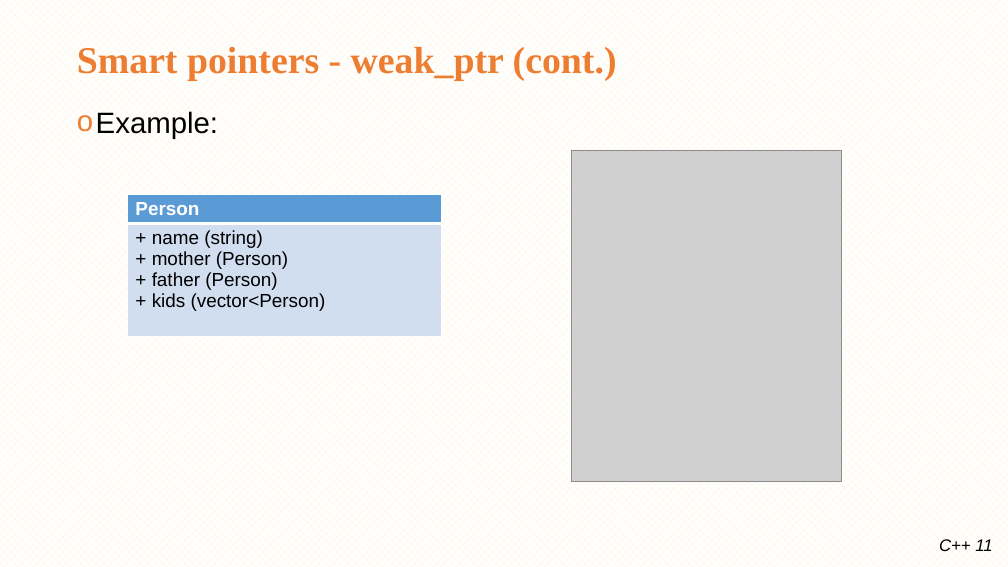
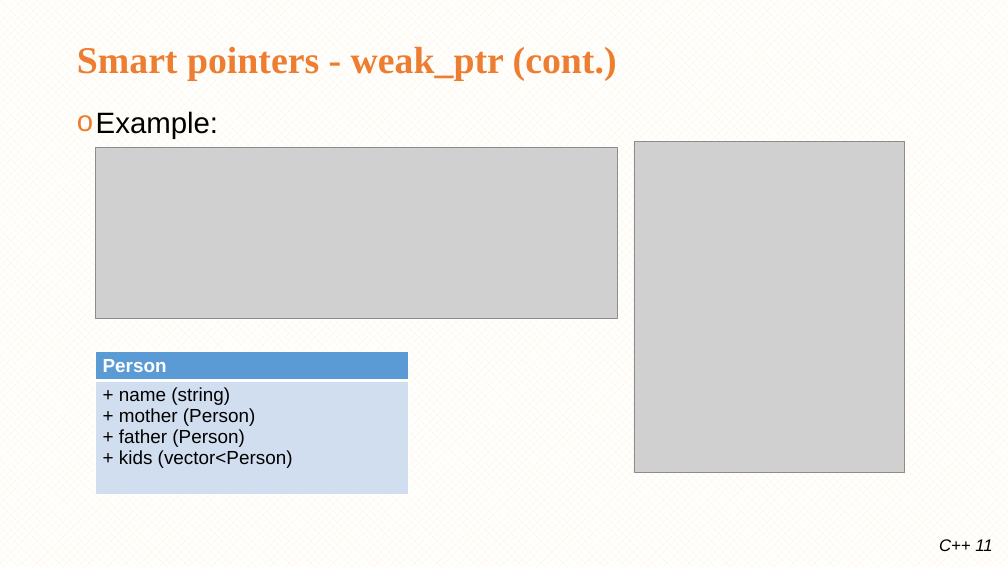
Before and after one commit to minhthedt/hello-world, a slide deck: slide 26 of Training/LG_Training_C++11.pptx. Drawn at 1008x567 pixels with LibreOffice and Linux fonts; fonts in the diff are those of the drawing; grey boxes stand for pictures; background and template pictures are left out. Boxes give left, top, right and bottom in pixels: in the first picture for what was removed or moved away, otherwise in the second. Text is boxed around its words. In the diff, an @@ line names an element or a change of style, - is before the commit and + after.

```diff
--- a/Training/LG_Training_C++11.pptx
+++ b/Training/LG_Training_C++11.pptx
@@ picture added at [95, 147, 618, 318] @@
@@ picture: place and size @@
-picture at [572, 150, 842, 482]
+picture at [634, 141, 904, 473]
@@ table: place and size @@
-table at [128, 194, 442, 346]
+table at [95, 352, 409, 503]
```
Also in this commit, not shown: 4 other slides changed, 1 slide added.
